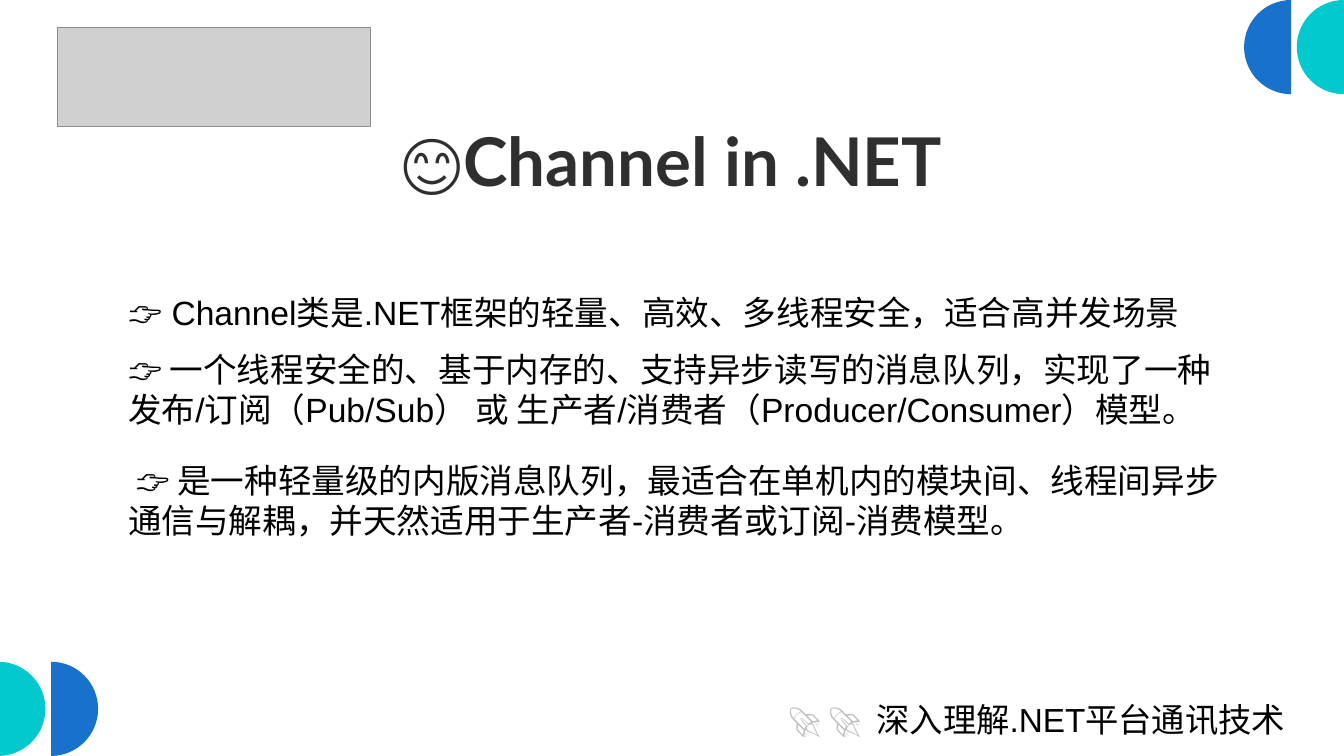
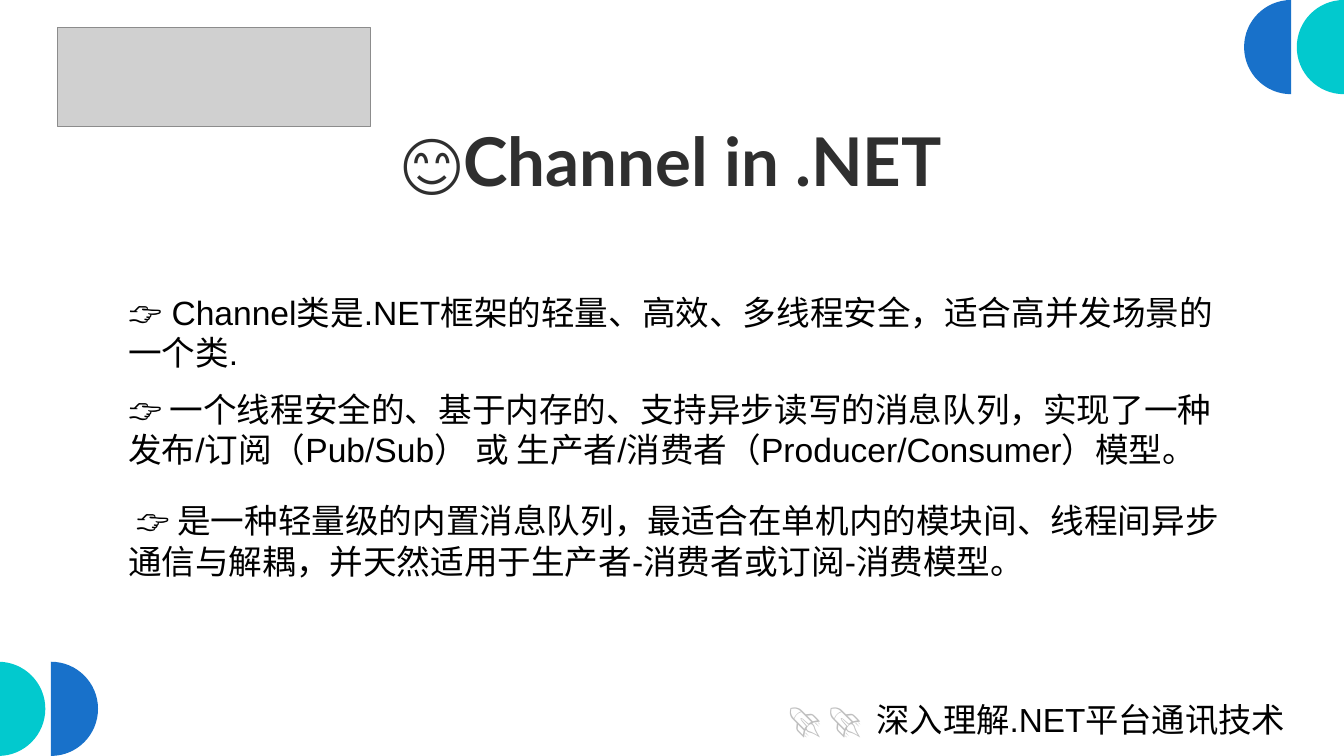
Before and after one commit to scottfly189/dotnet_net_course, a slide deck: slide 10 of src/8.SseDemo/sse_server.odp. Drawn at 1344x756 pixels with LibreOffice and Linux fonts; fonts in the diff are those of the drawing; grey boxes stand for pictures. Boxes give left, top, right and bottom in pixels: in the first picture for what was removed or moved away, otherwise in the second. Text is boxed around its words. In the diff, an @@ line names an element or a change of style, - is before the commit and + after.

```diff
--- a/src/8.SseDemo/sse_server.odp
+++ b/src/8.SseDemo/sse_server.odp
@@ text at box(128, 296, 1213, 368): text changed @@
-👉 Channel类是.NET框架的轻量、高效、多线程安全，适合高并发场景
+👉 Channel类是.NET框架的轻量、高效、多线程安全，适合高并发场景的一个类.
@@ text at box(128, 504, 1219, 578): text changed @@
-👉 是一种轻量级的内版消息队列，最适合在单机内的模块间、线程间异步通信与解耦，并天然适用于生产者-消费者或订阅-消费模型。
+👉 是一种轻量级的内置消息队列，最适合在单机内的模块间、线程间异步通信与解耦，并天然适用于生产者-消费者或订阅-消费模型。
```
Also in this commit, not shown: 3 other slides changed, 5 other files.
